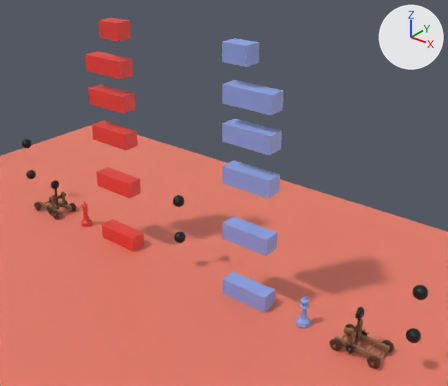
Before and after pictures for a commit that changed the glTF model public/assets/level2.glb.
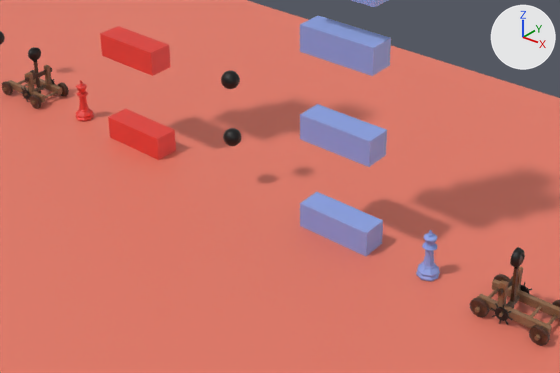
Each version is shown whole from a 50 mm lens placed at (45.6, -48.3, 42.5), pointed at (5.3, 2.1, 11.3), then close up on the part from 7% to 86% of the width and 39% to 100% of the height. Every picture has the same lights, and +X, +Y and +Z are marked at upper right. The first two pictures are the older version. Objects named as collision shapes, trigger or cutter boxes, shadow casters or lower levels of detail are left out. Where no turn or scale is listed for an object, it has been applied to the vertices.

Names of what the first close-up shows: 'KingL-Visual', 'KingR-Visual', 'Plane-ColVis', 'blockL-ColVis.001', 'blockL-ColVis.004', 'blockL-ColVis.005', 'blockR-ColVis', 'blockR-ColVis.001', 'blockR-ColVis.002', 'blockR-ColVis.004', 'blockR-ColVis.005', 'blockR-ColVis.006', 'trebuche-right-body-Visual', 'trebuche-right-body-Visual.001' and 7 more.
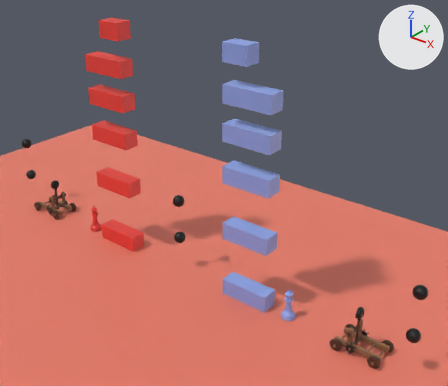
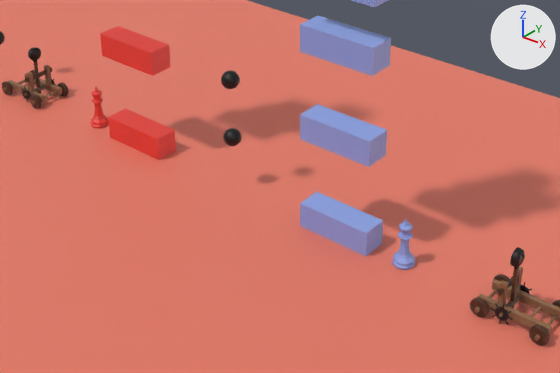
Pixel boxes (x1, y1, x2, y2) of what changed, in the close-ups (560 x 373 px):
```json
{"object": "KingR-Visual", "change": "moved", "before": [416, 230, 440, 281], "after": [392, 219, 415, 270]}
{"object": "KingL-Visual", "change": "moved", "before": [75, 80, 94, 121], "after": [90, 87, 109, 128]}
```

The change, as JSON lines over the scene's bpy script:
```json
{"op": "set", "path": "ob_kingl_visual.location", "old": "(-17.99, 0.0, 1.35)", "new": "(-15.99, 0.0, 1.35)"}
{"op": "set", "path": "ob_kingr_visual.location", "old": "(18.01, 0.0, 1.35)", "new": "(16.01, 0.0, 1.35)"}
```
